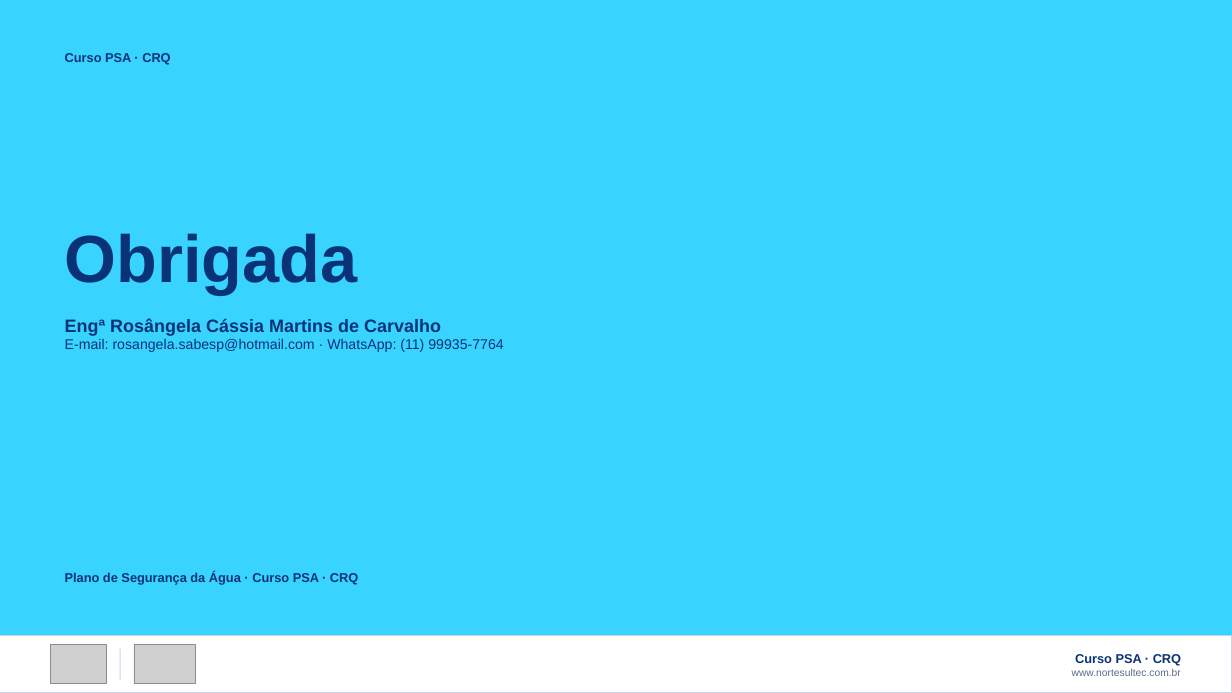
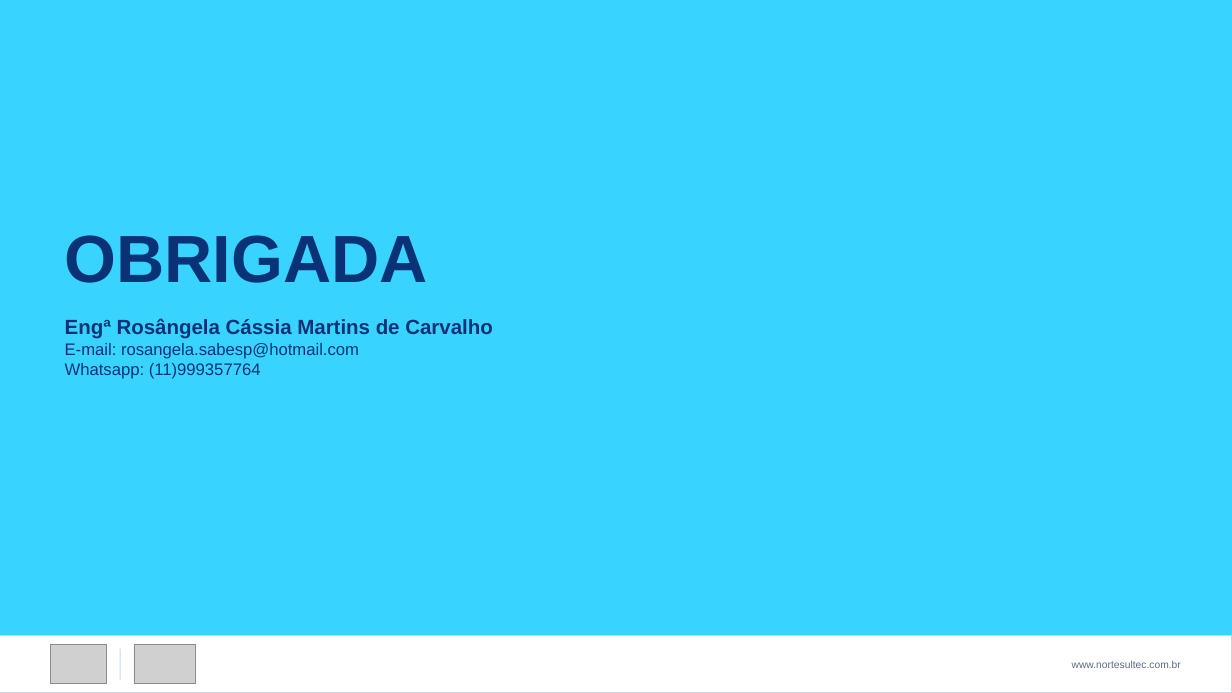
Before and after one commit to victorsntz/norte-sul-portfolio, a slide deck: slide 28 of apresentacoes/Curso-PSA-Plano-de-Seguranca-da-Agua-NorteSul.pptx. Drawn at 1232x693 pixels with LibreOffice and Linux fonts; fonts in the diff are those of the drawing; grey boxes stand for pictures. Boxes give left, top, right and bottom in pixels: in the first picture for what was removed or moved away, otherwise in the second. Text is boxed around its words. In the diff, an @@ line names an element or a change of style, - is before the commit and + after.

```diff
--- a/apresentacoes/Curso-PSA-Plano-de-Seguranca-da-Agua-NorteSul.pptx
+++ b/apresentacoes/Curso-PSA-Plano-de-Seguranca-da-Agua-NorteSul.pptx
@@ text removed at bbox=[65, 53, 170, 65] @@
-Curso PSA · CRQ
@@ text at bbox=[65, 235, 428, 283]: text changed @@
-Obrigada
+OBRIGADA
@@ text at bbox=[65, 318, 493, 339]: size 14 to 16 pt in "Engª Rosângela Cássia Martins de Carvalho" @@
@@ text at bbox=[65, 343, 359, 379]: text changed; size 11 to 13 pt @@
-E-mail: rosangela.sabesp@hotmail.com · WhatsApp: (11) 99935-7764
+E-mail: rosangela.sabesp@hotmail.com
+Whatsapp: (11)999357764
@@ text removed at bbox=[65, 572, 358, 585] @@
-Plano de Segurança da Água · Curso PSA · CRQ
@@ text at bbox=[1075, 654, 1181, 666]: paragraph removed @@
-Curso PSA · CRQ
```
Also in this commit, not shown: 27 other slides changed, 2 other files.
